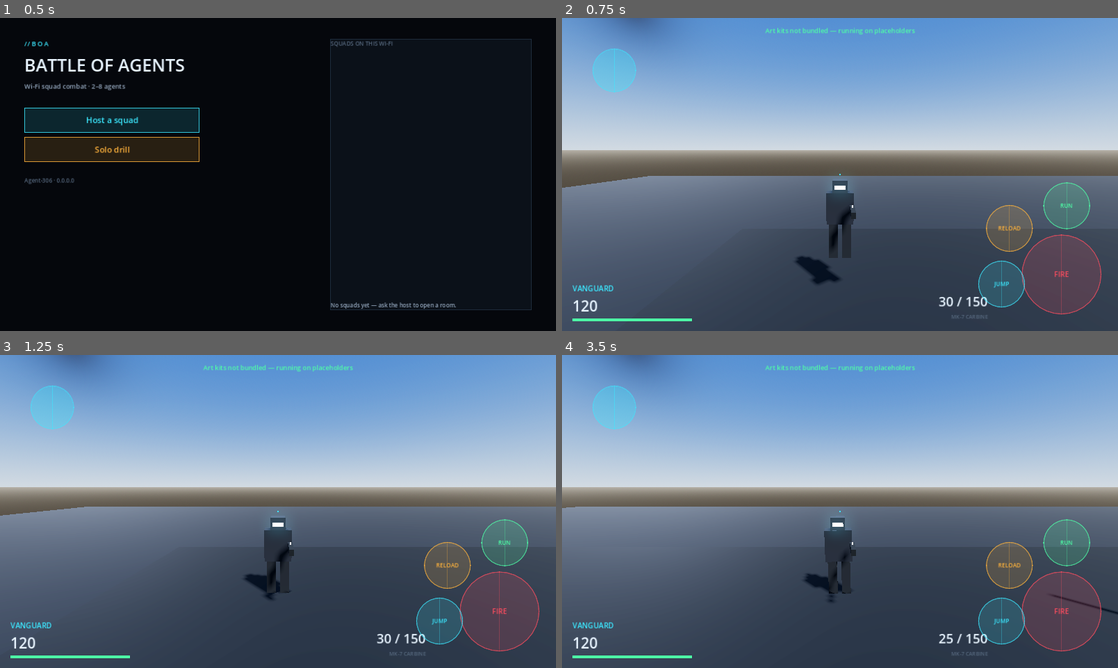
Above: before the commit, frames 1-4 (two rows, left to right).
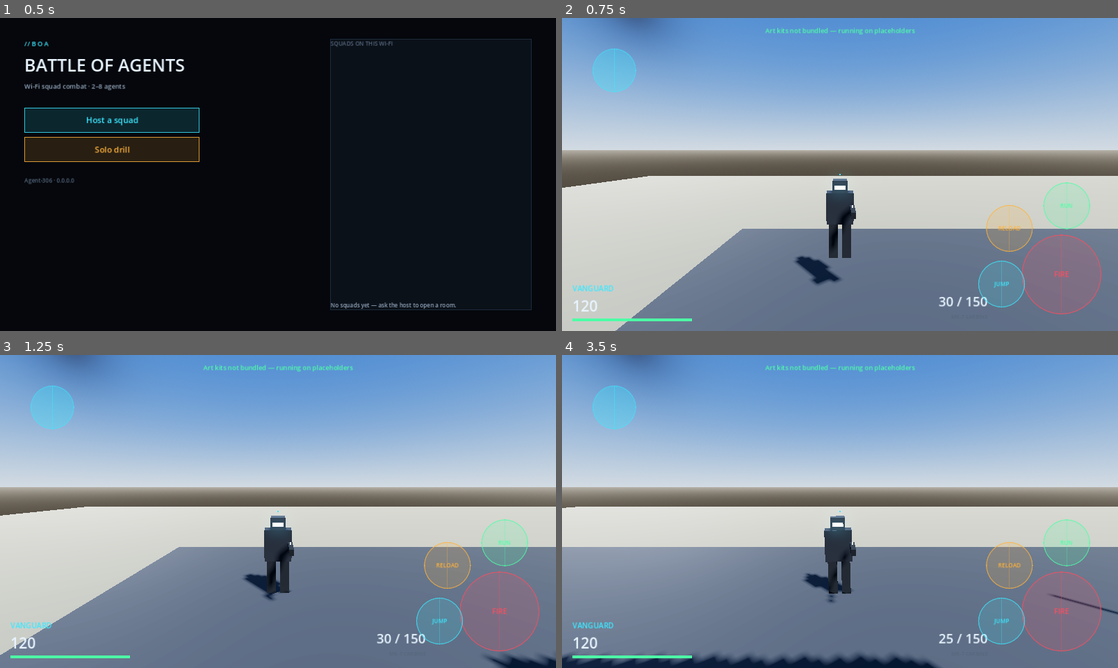
Above: after the commit, the same moments.

Repository: ElyasOmarcodes/My-Game
Game: Godot game, scene res://scenes/Main.tscn
Same seed, same stepped clock (60 frames per second), same inputs: the game is played once before the commit and once after it.
Inputs (mouse positions are in pixels of both pictures, inside the frame that each line leads up to):
- Up to frame 1 (0.5 s): no input
- Up to frame 2 (0.75 s): click "Solo drill" at 0.5 s
- Up to frame 3 (1.25 s): no input
- Up to frame 4 (3.5 s): tap Enter at 1.25 s; move the mouse to (962, 495) at 1.27 s; hold D 1.28-2 s; click (962, 495) at 1.42 s; tap Space at 1.52, 2.75 s; drag from (728, 527) to (812, 574) at 2.02 s; move the mouse to (895, 442) at 2.77 s; hold D from 2.78 s (still down)

Frame 1 is identical in both runs. In frame 2, 47% of the frame differs, in the area x 0-100%, y 50-100%; in frame 3, 50%, in the area x 0-100%, y 48-100%; in frame 4, 49%.

Commit message:
Give the roads contrast and put two houses on a block
Build 13's aerial reads as one flat slab: the ground and the road strips were
within a few percent of the same grey, so the street grid the whole layout is
built around is invisible from above. Ground goes to dirt, roads to asphalt, and
the parks to something that looks like grass.

Blocks also carried one house each on a 24 m lot, which left every block looking
abandoned. Two smaller houses to a block instead.

Co-Authored-By: Claude Opus 5 <noreply@anthropic.com>
Claude-Session: https://claude.ai/code/session_0119TpATQDcJ6F48dj6VQkgu

Diff:
--- a/godot/scripts/game/city_builder.gd
+++ b/godot/scripts/game/city_builder.gd
@@ -176,7 +176,7 @@
 	mesh.position.y = -0.5
 
 	var material := StandardMaterial3D.new()
-	material.albedo_color = Color(0.09, 0.10, 0.12)
+	material.albedo_color = Color(0.47, 0.43, 0.35)
 	material.roughness = 0.95
 	mesh.material_override = material
 	add_child(mesh)
@@ -201,7 +201,7 @@
 	mesh.position = centre
 
 	var material := StandardMaterial3D.new()
-	material.albedo_color = Color(0.055, 0.06, 0.072)
+	material.albedo_color = Color(0.20, 0.20, 0.21)
 	material.roughness = 0.85
 	mesh.material_override = material
 	add_child(mesh)
@@ -223,8 +223,13 @@
 		_build_park(centre)
 		return
 
-	# One building per block, turned to face a random street.
-	_place_building(centre, _rng.randi_range(0, 3) * 90.0)
+	# Two houses to a block: one left every lot looking abandoned from the air.
+	var quarter := BLOCK_SIZE * 0.24
+	_place_building(centre + Vector3(-quarter, 0, -quarter),
+		_rng.randi_range(0, 3) * 90.0)
+	if _rng.randf() < 0.75:
+		_place_building(centre + Vector3(quarter, 0, quarter),
+			_rng.randi_range(0, 3) * 90.0)
 
 	for i in 3:
 		var offset := Vector3(
@@ -241,7 +246,7 @@
 	mesh.position = centre + Vector3(0, 0.1, 0)
 
 	var material := StandardMaterial3D.new()
-	material.albedo_color = Color(0.09, 0.16, 0.10)
+	material.albedo_color = Color(0.30, 0.42, 0.22)
 	mesh.material_override = material
 	add_child(mesh)
 
@@ -313,7 +318,7 @@
 		_placed += 1
 		return
 
-	var width := _rng.randi_range(2, 4)
+	var width := _rng.randi_range(2, 3)
 	var depth := _rng.randi_range(2, 3)
 	var storeys := _rng.randi_range(1, 3)
 	var family := "wallWood" if _rng.randf() < 0.45 else "wall"
